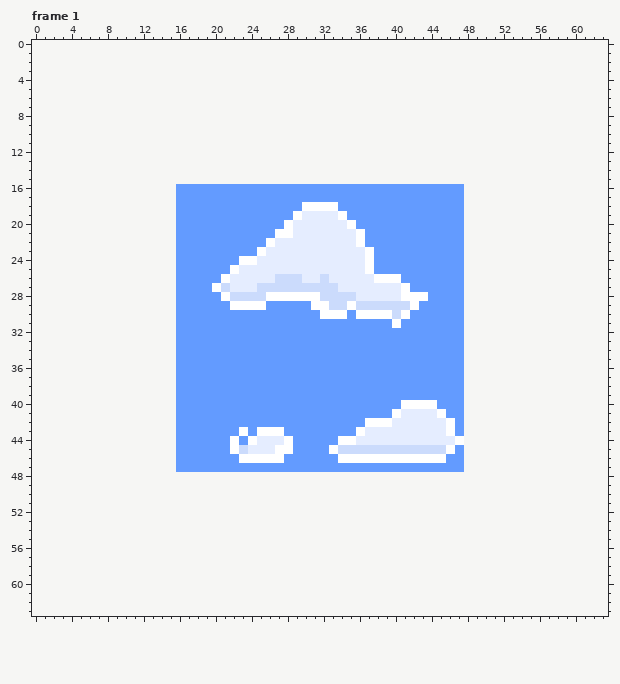
Edited in one commit: pixel-art file (collections/2-proto_towers/media/f22.aseprite). Above: the version before the commit.
32x32 pixels, 8 frames. Shown: frame 1. The old version is drawn lined up with the new one, on the new canvas. The commit also changed other frames, which this record leaves out.
New version:
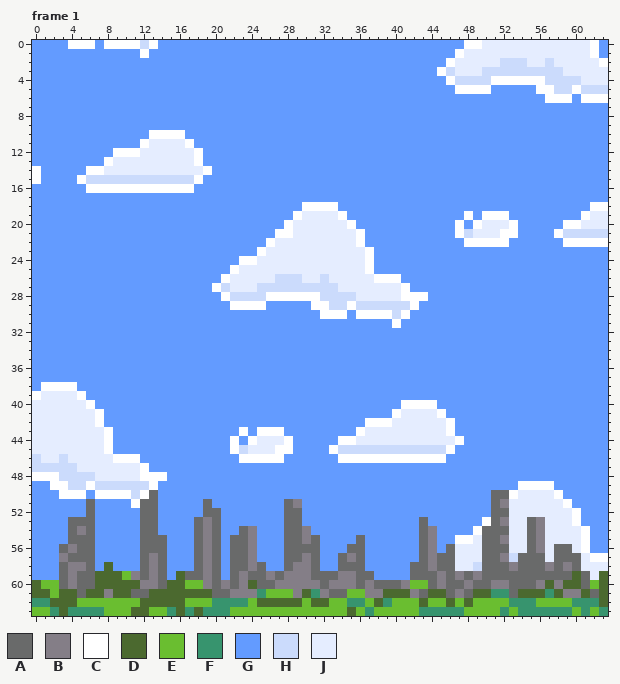
Palette (. is transparent): A #696a6a  B #847e87  C #ffffff  D #4b692f  E #6abe30  F #37946e  G #639bff  H #cbdbfc  J #e5edff
What changed:
canvas 32x32 -> 64x64, the old top-left corner now at 16,16
Changed rows in their new state; - is an unchanged pixel.
Frame 1:
first column x 0:
 0 GGGGCCCGCCCCHCGGGGGGGGGGGGGGGGGGGGGGGGGGGGGGGGGGCCJJJJJJJJJJJJCG
 1 GGGGGGGGGGGGCGGGGGGGGGGGGGGGGGGGGGGGGGGGGGGGGGGCJJJJJJJJJJJJJJCG
 2 GGGGGGGGGGGGGGGGGGGGGGGGGGGGGGGGGGGGGGGGGGGGGGCJJJJJHHHJJHJJJJJC
 3 GGGGGGGGGGGGGGGGGGGGGGGGGGGGGGGGGGGGGGGGGGGGGCHJJJHHHHHHHHHJJJJJ
 4 GGGGGGGGGGGGGGGGGGGGGGGGGGGGGGGGGGGGGGGGGGGGGGCHHHHCCCCCCHHHHJJJ
 5 GGGGGGGGGGGGGGGGGGGGGGGGGGGGGGGGGGGGGGGGGGGGGGGCCCCGGGGGCCHHCHHH
 6 GGGGGGGGGGGGGGGGGGGGGGGGGGGGGGGGGGGGGGGGGGGGGGGGGGGGGGGGGCCCGCCC
 7 GGGGGGGGGGGGGGGGGGGGGGGGGGGGGGGGGGGGGGGGGGGGGGGGGGGGGGGGGGGGGGGG
 8 GGGGGGGGGGGGGGGGGGGGGGGGGGGGGGGGGGGGGGGGGGGGGGGGGGGGGGGGGGGGGGGG
 9 GGGGGGGGGGGGGGGGGGGGGGGGGGGGGGGGGGGGGGGGGGGGGGGGGGGGGGGGGGGGGGGG
10 GGGGGGGGGGGGGCCCCGGGGGGGGGGGGGGGGGGGGGGGGGGGGGGGGGGGGGGGGGGGGGGG
11 GGGGGGGGGGGGCJJJJCGGGGGGGGGGGGGGGGGGGGGGGGGGGGGGGGGGGGGGGGGGGGGG
12 GGGGGGGGGCCCJJJJJJCGGGGGGGGGGGGGGGGGGGGGGGGGGGGGGGGGGGGGGGGGGGGG
13 GGGGGGGGCJJJJJJJJJCGGGGGGGGGGGGGGGGGGGGGGGGGGGGGGGGGGGGGGGGGGGGG
14 CGGGGGCCJJJJJJJJJJJCGGGGGGGGGGGGGGGGGGGGGGGGGGGGGGGGGGGGGGGGGGGG
15 CGGGGCHHHHHHHHHHHHCGGGGGGGGGGGGGGGGGGGGGGGGGGGGGGGGGGGGGGGGGGGGG
16 GGGGGGCCCCCCCCCCCC------------------------------GGGGGGGGGGGGGGGG
17 GGGGGGGGGGGGGGGG--------------------------------GGGGGGGGGGGGGGGG
18 GGGGGGGGGGGGGGGG--------------------------------GGGGGGGGGGGGGGCC
19 GGGGGGGGGGGGGGGG--------------------------------CGCCCGGGGGGGGCJJ
20 GGGGGGGGGGGGGGGG-------------------------------CGCJJJCGGGGGCCJJJ
21 GGGGGGGGGGGGGGGG-------------------------------CHJJJCCGGGGCHHHHH
22 GGGGGGGGGGGGGGGG--------------------------------CCCCCGGGGGGCCCCC
23 GGGGGGGGGGGGGGGG--------------------------------GGGGGGGGGGGGGGGG
24 GGGGGGGGGGGGGGGG--------------------------------GGGGGGGGGGGGGGGG
25 GGGGGGGGGGGGGGGG--------------------------------GGGGGGGGGGGGGGGG
26 GGGGGGGGGGGGGGGG--------------------------------GGGGGGGGGGGGGGGG
27 GGGGGGGGGGGGGGGG--------------------------------GGGGGGGGGGGGGGGG
28 GGGGGGGGGGGGGGGG--------------------------------GGGGGGGGGGGGGGGG
29 GGGGGGGGGGGGGGGG--------------------------------GGGGGGGGGGGGGGGG
30 GGGGGGGGGGGGGGGG--------------------------------GGGGGGGGGGGGGGGG
31 GGGGGGGGGGGGGGGG--------------------------------GGGGGGGGGGGGGGGG
32 GGGGGGGGGGGGGGGG--------------------------------GGGGGGGGGGGGGGGG
33 GGGGGGGGGGGGGGGG--------------------------------GGGGGGGGGGGGGGGG
34 GGGGGGGGGGGGGGGG--------------------------------GGGGGGGGGGGGGGGG
35 GGGGGGGGGGGGGGGG--------------------------------GGGGGGGGGGGGGGGG
36 GGGGGGGGGGGGGGGG--------------------------------GGGGGGGGGGGGGGGG
37 GGGGGGGGGGGGGGGG--------------------------------GGGGGGGGGGGGGGGG
38 GCCCCGGGGGGGGGGG--------------------------------GGGGGGGGGGGGGGGG
39 CJJJJCGGGGGGGGGG--------------------------------GGGGGGGGGGGGGGGG
40 JJJJJJCGGGGGGGGG--------------------------------GGGGGGGGGGGGGGGG
41 JJJJJJJCGGGGGGGG--------------------------------GGGGGGGGGGGGGGGG
42 JJJJJJJCGGGGGGGG--------------------------------GGGGGGGGGGGGGGGG
43 JJJJJJJJCGGGGGGG--------------------------------GGGGGGGGGGGGGGGG
44 JJJJJJJJCGGGGGGG--------------------------------GGGGGGGGGGGGGGGG
45 JJJJJJJJCGGGGGGG--------------------------------GGGGGGGGGGGGGGGG
46 HJJHJJJJJCCCGGGG--------------------------------GGGGGGGGGGGGGGGG
47 HHHHHJJJJJJJCGGG--------------------------------GGGGGGGGGGGGGGGG
48 CCCHHHHJJJJJCCCGGGGGGGGGGGGGGGGGGGGGGGGGGGGGGGGGGGGGGGGGGGGGGGGG
49 GGCCHHCHHHHHHCGGGGGGGGGGGGGGGGGGGGGGGGGGGGGGGGGGGGGGGGCCCCGGGGGG
50 GGGCCCGCCCCHCAGGGGGGGGGGGGGGGGGGGGGGGGGGGGGGGGGGGGGAACJJJJCGGGGG
51 GGGGGGAGGGGCAAGGGGGAGGGGGGGGABGGGGGGGGGGGGGGGGGGGGGABJJJJJJCGGGG
52 GGGGGGAGGGGGAAGGGGGAAGGGGGGGAAGGGGGGGGGGGGGGGGGGGGGAAJJJJJJJCGGG
53 GGGGAAAGGGGGAAGGGGABAGGGGGGGAAGGGGGGGGGGGGGAGGGGGGCABJJABJJJCGGG
54 GGGGABAGGGGGAAGGGGABAGGABGGGAABGGGGGGGGGGGGABGGGGCAAAJJABJJJJCGG
55 GGGGAAAGGGGGAAAGGGABAGAABGGGAABAGGGGAGGGGGGABGGCCJAABJJABJJJJCGG
56 GGGABAAGGGGGAAAGGGABAGAABGGGAAAAGGGAAGGGGGGABGAJJJAAAJJABJAAJCGG
57 GGGBAAAGGGGGABAGGGABAGAABGGGAABAGGABAGGGGGGABAAJJJAABHAAAJAAAJCC
58 GGGABBAGDGGGABAGGGABAGAABAGGABBAGGAAAGGGGGAABAAJJHAAABAAABABAJJJ
59 GGGABAADDDEBABAGDAABAGABAABABBBAAABBAAGGGGAAABABABAAAAAAAAAADAJD
60 DEEABAADDDDDBBADDEEBABABDAABBBBBABBBABAAABEEABAABAABBAAABDBDDAED
61 DDEDDADDBDDAADDDDDDDAABBBFEEEBDFBAAEEBBDDDBADDABADDFFADDDFDBBDAD
62 FFDDDEEEEEEEDDDDDEEEFFFFEDDDDDEDDEEFFEDFEEEDEEDEDEEEEFFFEEEEFFFD
63 EEFDFFFFEEEDDEEFDFDFFFEEEEEEEEEEEEEDEFEEEEEFFFFFEEEEFEFFFFFFEFEF
Changed places in both pictures, as pixel boxes (x1, y1, x2, y2):
changed: (32, 40, 608, 616)
